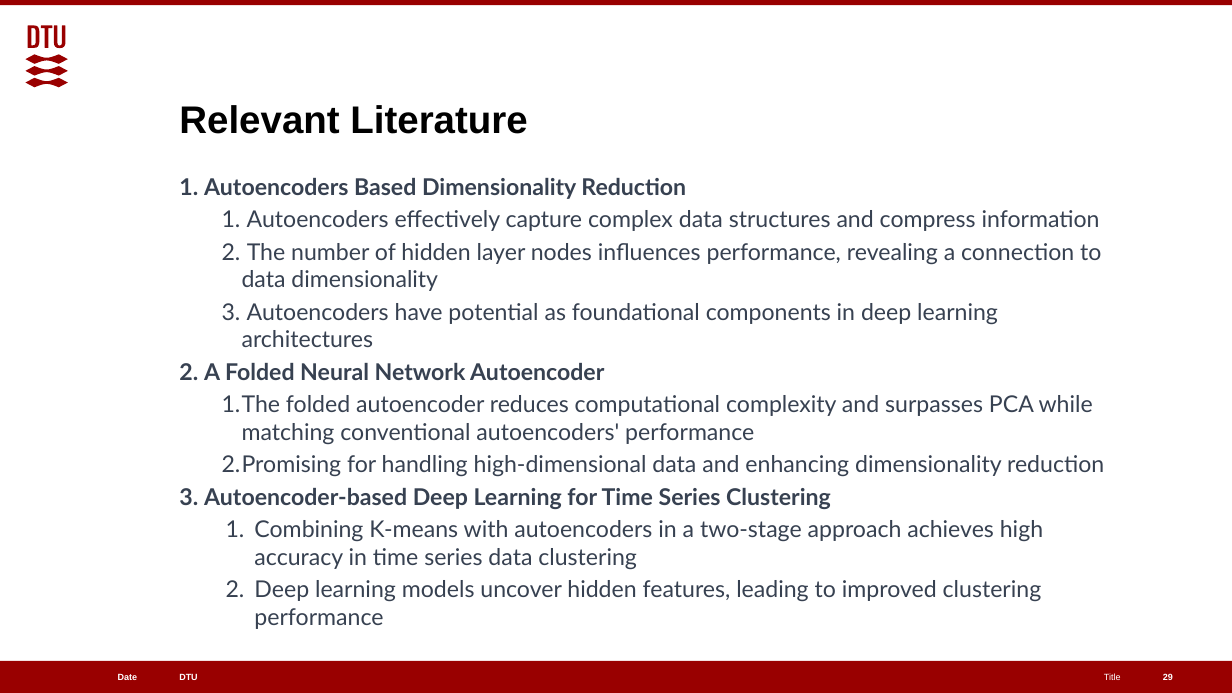
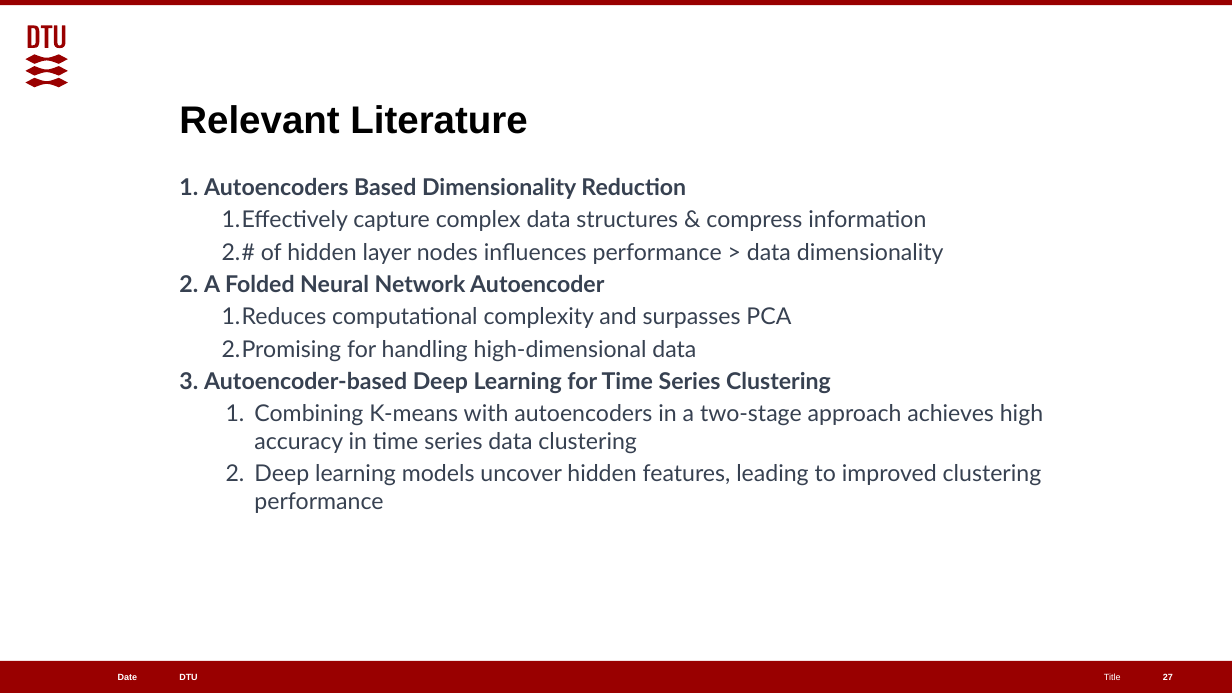
Before and after one commit to EGpineapples/Cell-Lifelines-Autoencoder, a slide deck: slide 27 of Classifying Metabolic Fluxes.pptx (slide 29 before the commit). Drawn at 1232x693 pixels with LibreOffice and Linux fonts; fonts in the diff are those of the drawing. Boxes give left, top, right and bottom in pixels: in the first picture for what was removed or moved away, otherwise in the second. Text is boxed around its words. In the diff, an @@ line names an element or a change of style, - is before the commit and + after.

```diff
--- a/Classifying Metabolic Fluxes.pptx
+++ b/Classifying Metabolic Fluxes.pptx
@@ text at [222, 210, 944, 264]: text changed @@
-    1. Autoencoders effectively capture complex data structures and compress information
-    2. The number of hidden layer nodes influences performance, revealing a connection to data dimensionality
-    3. Autoencoders have potential as foundational components in deep learning architectures
+    1. Effectively capture complex data structures & compress information
+    2. # of hidden layer nodes influences performance > data dimensionality
@@ text at [222, 307, 791, 361]: text changed @@
-    1. The folded autoencoder reduces computational complexity and surpasses PCA while matching conventional autoencoders' performance
-    2. Promising for handling high-dimensional data and enhancing dimensionality reduction
+    1. Reduces computational complexity and surpasses PCA
+    2. Promising for handling high-dimensional data
@@ page number at [1163, 673, 1173, 680]: text changed @@
-29
+27
```
Also in this commit, not shown: 8 other slides changed, 30 slides added.
